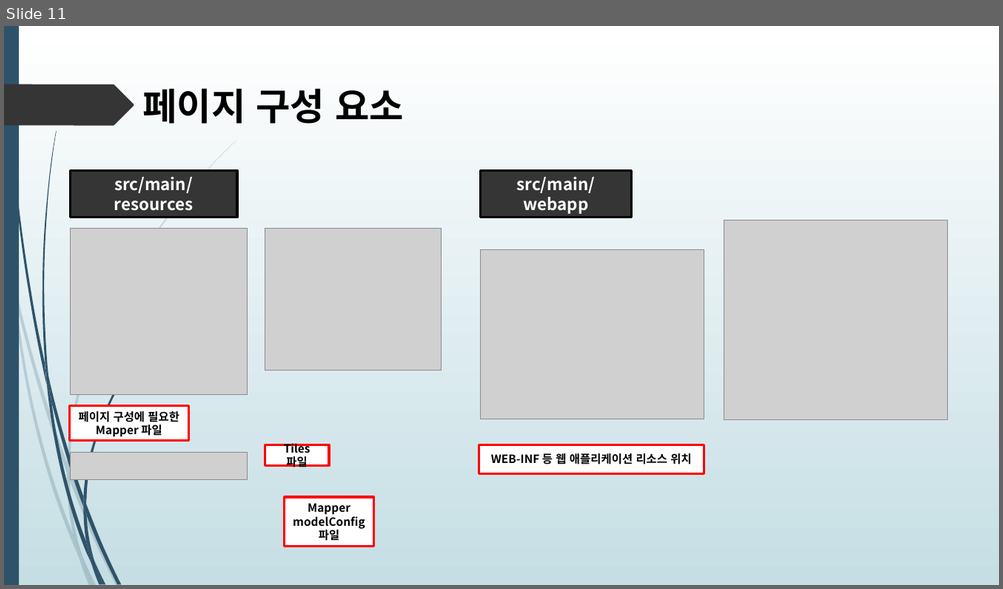
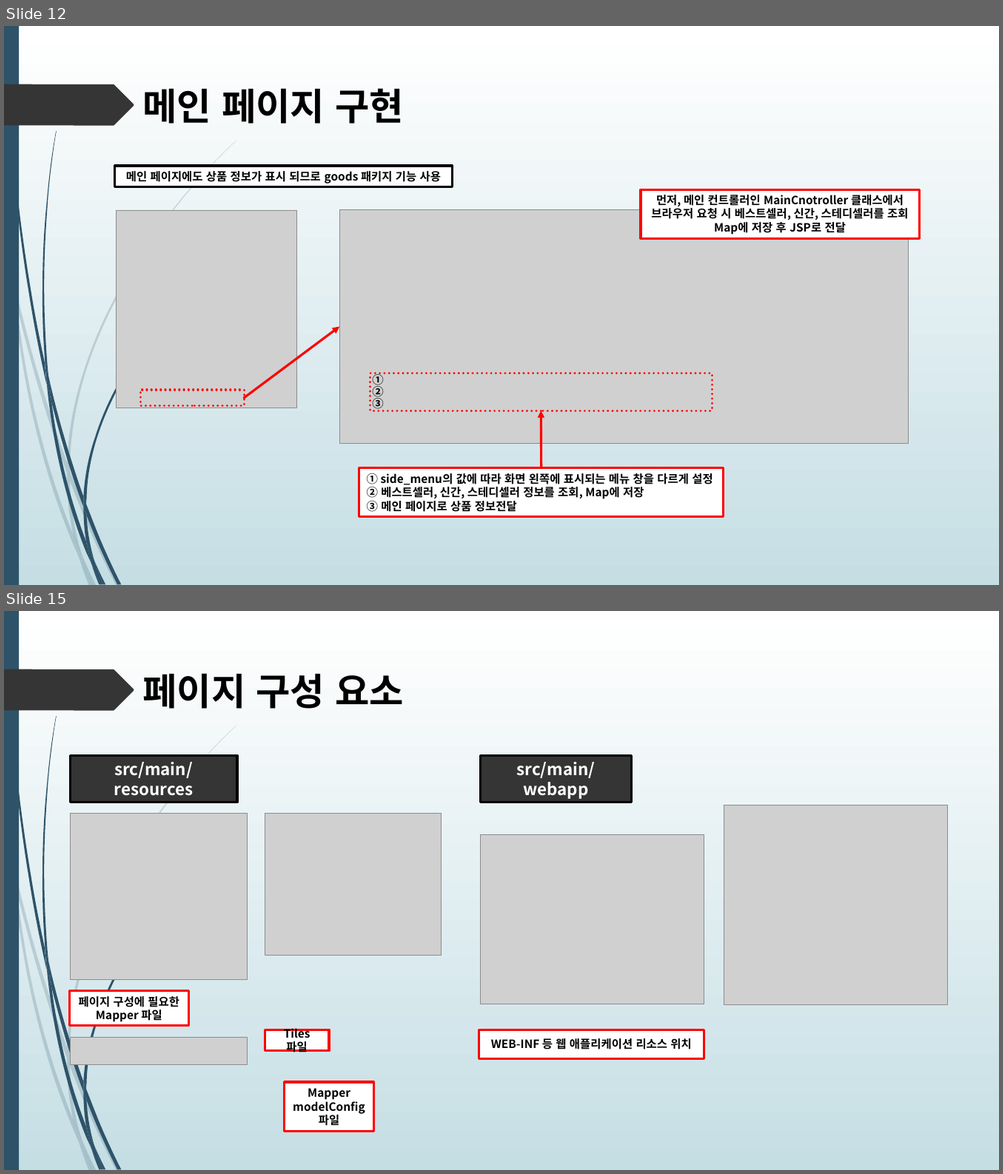
Before and after one commit to himediaai/DongOuk, a slide deck: 쇼핑몰.pptx. Shown one above the other, each under a label of ours: slide 11 before the commit, slides 12 and 15 after it; the slides between them are not shown. The pictures are 1003x589 and 1003x1174 pixels, drawn with LibreOffice and Linux fonts; fonts in the diff are those of the drawing; grey boxes stand for pictures. Boxes give left, top, right and bottom in pixels: in the first picture for what was removed or moved away, otherwise in the second. Text is boxed around its words. In the diff, an @@ line names an element or a change of style, - is before the commit and + after.

```diff
--- a/쇼핑몰.pptx
+++ b/쇼핑몰.pptx
@@ slide 12 added at [4,26,999,585], background gradient #FFFFFF to #C5DEE5; not listed: 24 template elements that a slide beside it also shows @@
@@ text added at [142,88,404,124], 36 pt, text #000000, bold @@
+메인 페이지 구현
@@ rectangle added at [114,167,452,188], fill #FFFFFF, outline #000000 2.25 pt, 11 pt, text #000000, bold @@
+메인 페이지에도 상품 정보가 표시 되므로 goods 패키지 기능 사용
@@ rectangle added at [640,190,919,238], fill #FFFFFF, outline #FF0000 2.25 pt, 11 pt, text #000000, bold @@
+먼저, 메인 컨트롤러인 MainCnotroller 클래스에서
+브라우저 요청 시 베스트셀러, 신간, 스테디셀러를 조회
+Map에 저장 후 JSP로 전달
@@ picture added at [116,211,297,409] @@
@@ arrow added from (244, 398) to (340, 326), #FF0000 2.25 pt @@
@@ rectangle added at [141,390,244,406], outline #FF0000 2.25 pt dashed @@
@@ group added at [340,210,908,444]: 3 texts, 1 picture, 1 rectangle @@
+①
+②
+③
@@ arrow added from (541, 469) to (541, 411), #FF0000 2.25 pt @@
@@ rectangle added at [359,469,723,517], fill #FFFFFF, outline #FF0000 2.25 pt, 11 pt, text #000000, bold @@
+① side_menu의 값에 따라 화면 왼쪽에 표시되는 메뉴 창을 다르게 설정
+② 베스트셀러, 신간, 스테디셀러 정보를 조회, Map에 저장
+③ 메인 페이지로 상품 정보전달
@@ what was slide 11 is now slide 15 @@
```
Also in this commit, not shown: 3 slides changed, 4 other slides added, 1 slide removed.
